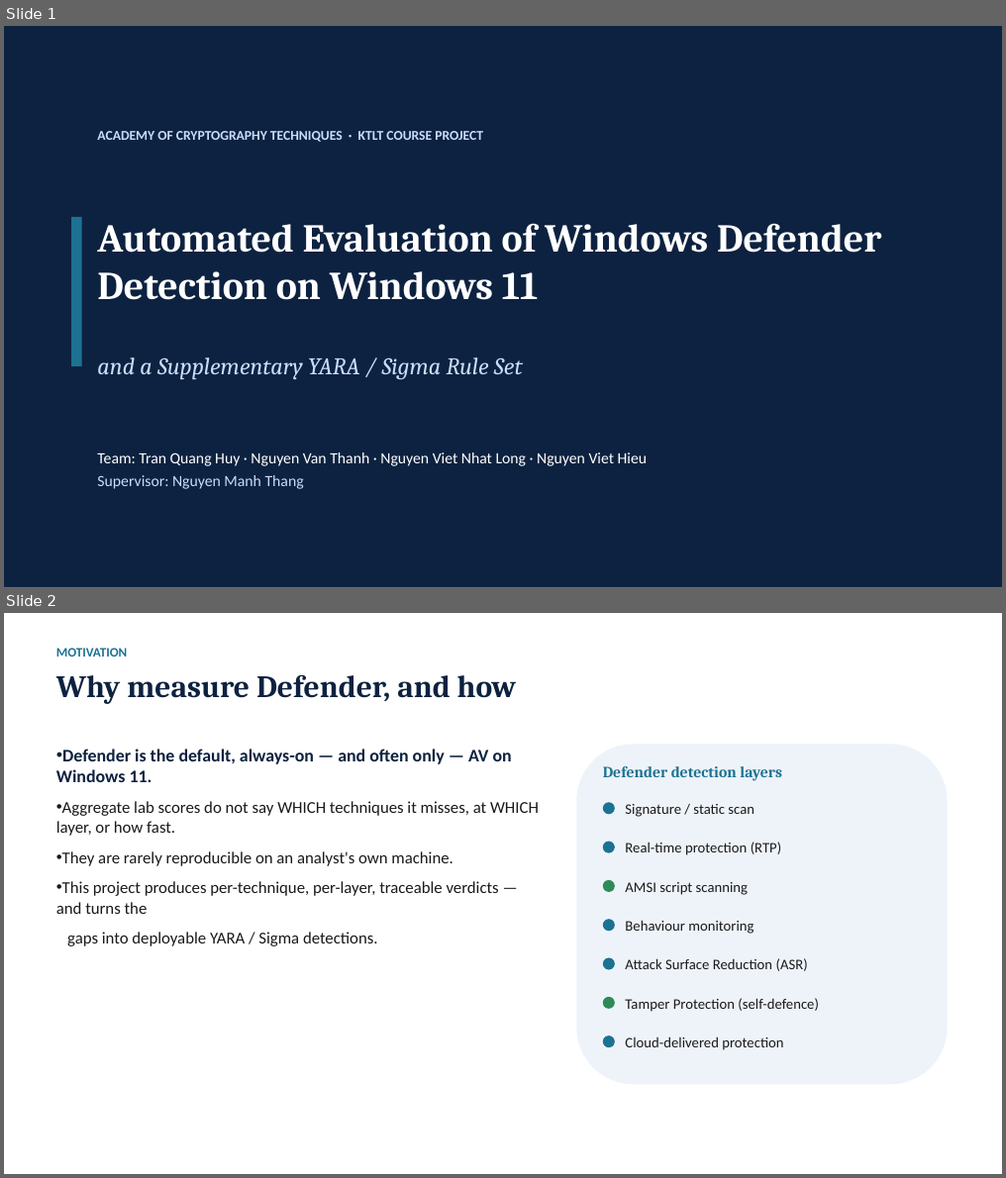
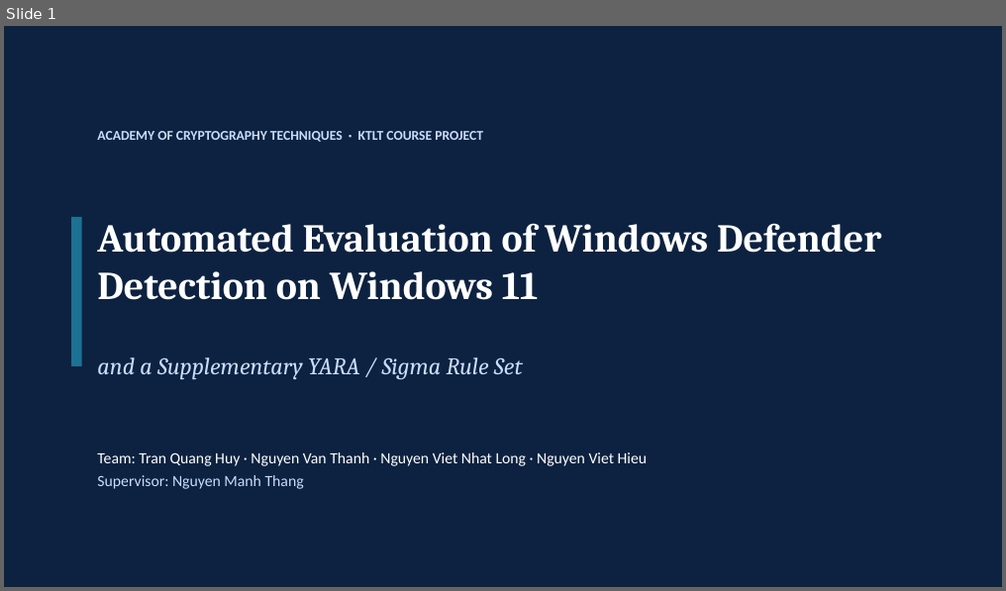
Before and after one commit to TonykRev/KTLT-Defender, a slide deck: report/KTLD_Slides.pptx. Shown one above the other, each under a label of ours: slides 1 and 2 before the commit, slide 1 after it. The pictures are 1006x1178 and 1006x591 pixels, drawn with LibreOffice and Linux fonts; fonts in the diff are those of the drawing. Boxes give left, top, right and bottom in pixels: in the first picture for what was removed or moved away, otherwise in the second. Text is boxed around its words. In the diff, an @@ line names an element or a change of style, - is before the commit and + after.

```diff
--- a/report/KTLD_Slides.pptx
+++ b/report/KTLD_Slides.pptx
@@ slide 2 removed at [4, 613, 1002, 1174], background #FFFFFF @@
@@ text removed at [56, 648, 127, 657] @@
-MOTIVATION
@@ text removed at [56, 674, 516, 704] @@
-Why measure Defender, and how
@@ text removed at [56, 749, 539, 947] @@
-• Defender is the default, always-on — and often only — AV on Windows 11.
-• Aggregate lab scores do not say WHICH techniques it misses, at WHICH layer, or how fast.
-• They are rarely reproducible on an analyst's own machine.
-• This project produces per-technique, per-layer, traceable verdicts — and turns the
-gaps into deployable YARA / Sigma detections.
@@ rounded rectangle removed at [576, 744, 947, 1084] @@
@@ text removed at [603, 766, 782, 781] @@
-Defender detection layers
@@ ellipse removed at [603, 802, 615, 814] @@
@@ text removed at [625, 804, 754, 817] @@
-Signature / static scan
@@ ellipse removed at [603, 842, 615, 854] @@
@@ text removed at [625, 842, 782, 856] @@
-Real-time protection (RTP)
@@ ellipse removed at [603, 880, 615, 892] @@
@@ text removed at [625, 882, 747, 895] @@
-AMSI script scanning
@@ ellipse removed at [603, 919, 615, 931] @@
@@ text removed at [625, 920, 753, 934] @@
-Behaviour monitoring
@@ ellipse removed at [603, 959, 615, 970] @@
@@ text removed at [625, 959, 808, 971] @@
-Attack Surface Reduction (ASR)
@@ ellipse removed at [603, 997, 615, 1009] @@
@@ text removed at [625, 998, 819, 1012] @@
-Tamper Protection (self-defence)
@@ ellipse removed at [603, 1036, 615, 1048] @@
@@ text removed at [625, 1037, 783, 1051] @@
-Cloud-delivered protection
```
Also in this commit, not shown: 6 other slides changed, 18 slides added, 6 other slides removed, 2 other files.
